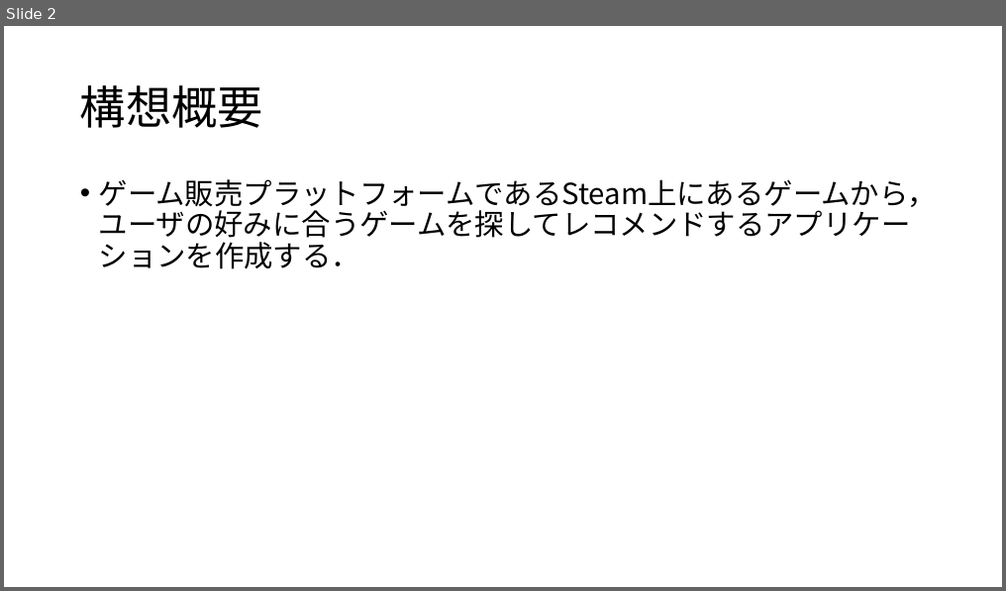
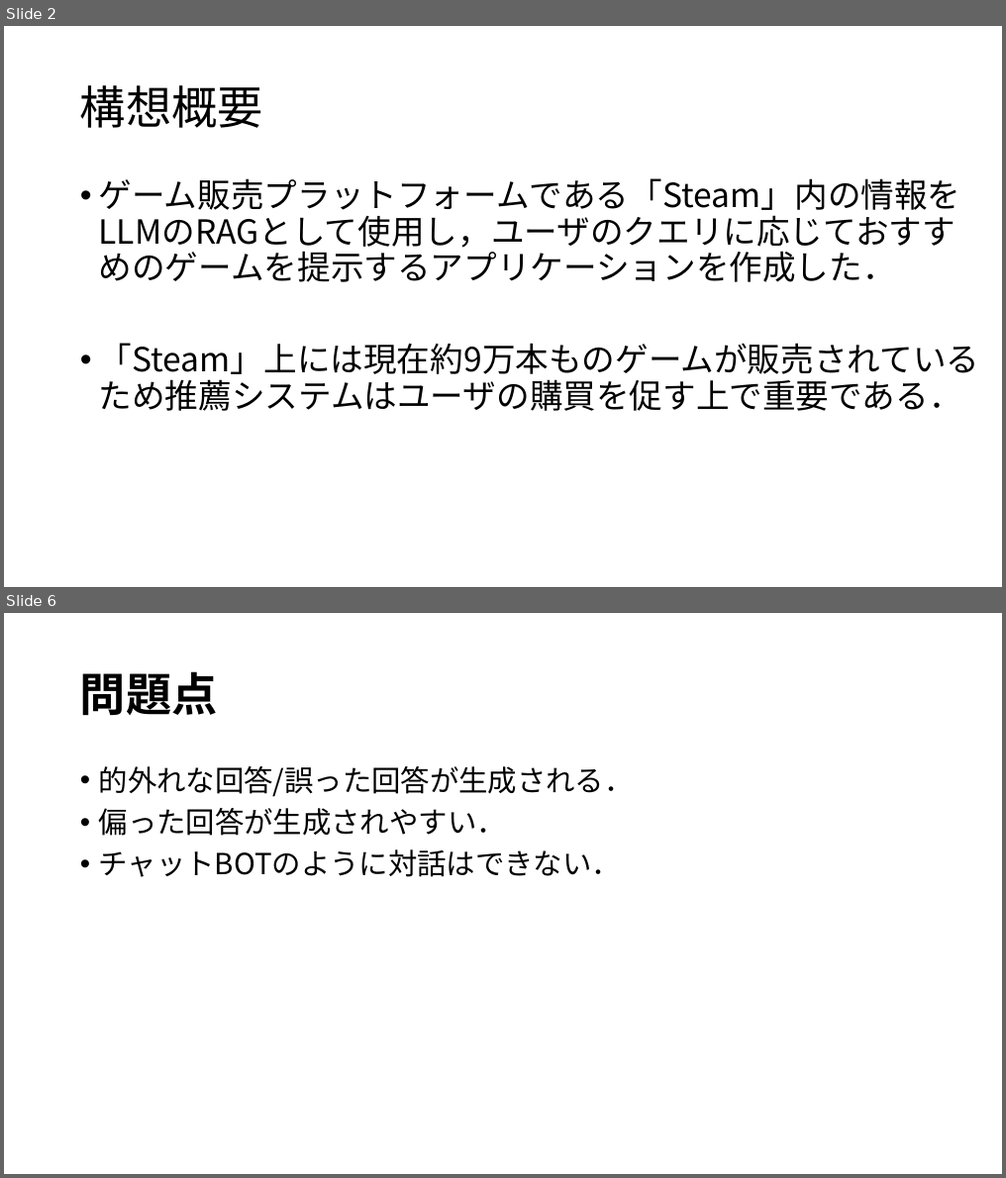
Before and after one commit to tosiki1202/GenAI-app, a slide deck: finalTask.pptx. Shown one above the other, each under a label of ours: slide 2 before the commit, slides 2 and 6 after it; the slides between them are not shown. The pictures are 1006x591 and 1006x1178 pixels, drawn with LibreOffice and Linux fonts; fonts in the diff are those of the drawing. Boxes give left, top, right and bottom in pixels: in the first picture for what was removed or moved away, otherwise in the second. Text is boxed around its words. In the diff, an @@ line names an element or a change of style, - is before the commit and + after.

```diff
--- a/finalTask.pptx
+++ b/finalTask.pptx
@@ slide 6 added at [4,613,1002,1174], background #FFFFFF @@
@@ title added at [80,671,218,715], 44 pt, text #000000, bold @@
+問題点
@@ text added at [99,766,634,877], 28 pt, text #000000 @@
+• 的外れな回答/誤った回答が生成される．
+• 偏った回答が生成されやすい．
+• チャットBOTのように対話はできない．
@@ slide 2 changed as well @@
@@ text at [99,178,980,381]: text changed; size 28 to 32 pt @@
-• ゲーム販売プラットフォームであるSteam上にあるゲームから，ユーザの好みに合うゲームを探してレコメンドするアプリケーションを作成する．
+• ゲーム販売プラットフォームである「Steam」内の情報をLLMのRAGとして使用し，ユーザのクエリに応じておすすめのゲームを提示するアプリケーションを作成した．
+• 「Steam」上には現在約9万本ものゲームが販売されているため推薦システムはユーザの購買を促す上で重要である．
```
Also in this commit, not shown: 2 other slides changed, 2 other slides added, 1 slide removed.
